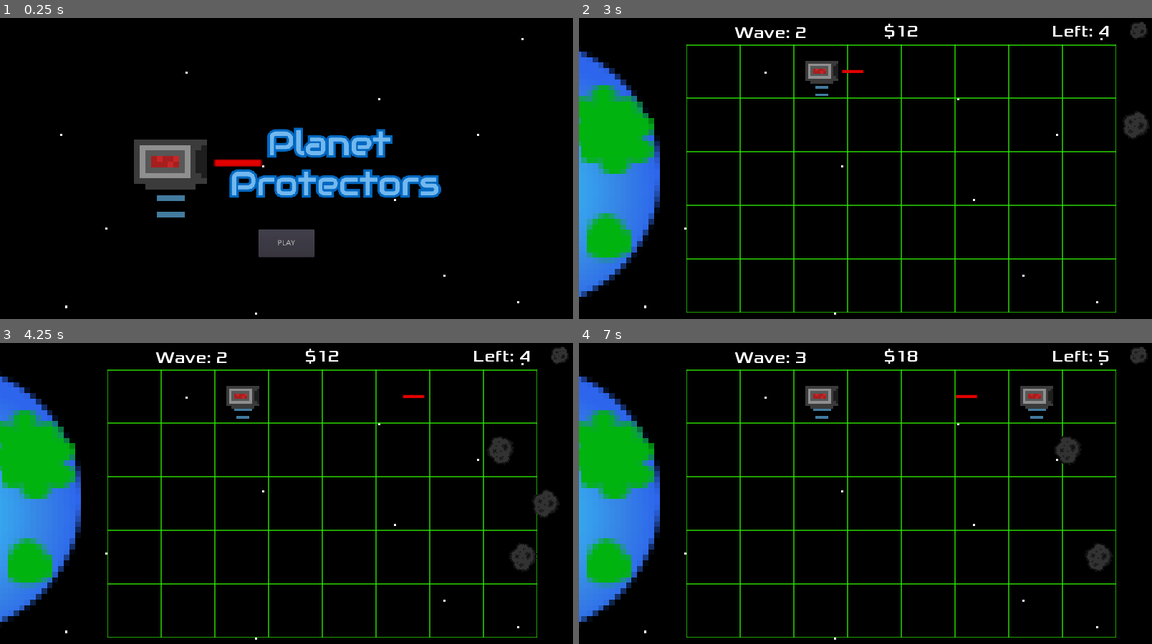
Above: before the commit, frames 1-4 (two rows, left to right).
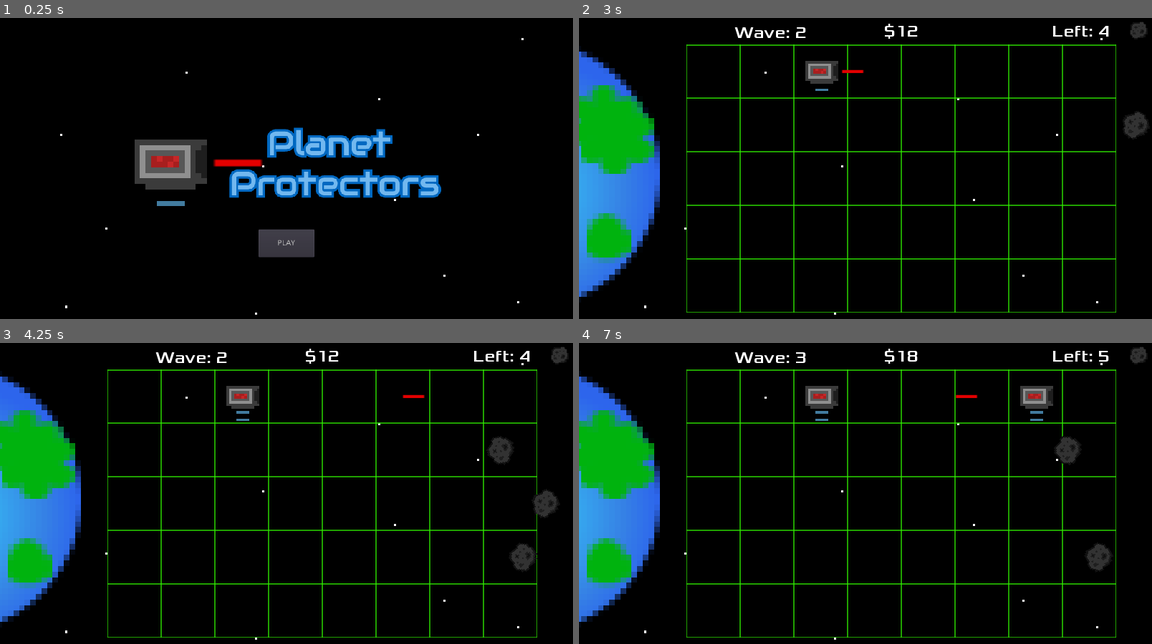
Above: after the commit, the same moments.

Repository: EthanMHolland/PlanetProtectors
Game: Godot game, scene res://src/TitleScreen.tscn
Two runs of this game, one before a commit and one after it. Both use one fixed random seed, a clock stepped at 60 frames per second and the inputs below.
Inputs (mouse positions are in pixels of both pictures, inside the frame that each line leads up to):
- Up to frame 1 (0.25 s): no input
- Up to frame 2 (3 s): click "PLAY" at 0.5 s; move the mouse to (710, 72) at 1.27 s; tap 0 (add_funds) at 1.35 s; move the mouse to (768, 72) at 2.02 s; tap = (increase_wave) at 2.1 s; move the mouse to (819, 72) at 2.77 s; click (819, 72) at 2.85 s
- Up to frame 3 (4.25 s): move the mouse to (297, 397) at 3.52 s; tap - (stop_asteroid_spawning) at 3.6 s
- Up to frame 4 (7 s): move the mouse to (928, 397) at 4.27 s; tap 0 (add_funds) at 4.35 s; move the mouse to (980, 397) at 5.02 s; tap = (increase_wave) at 5.1 s; move the mouse to (1037, 397) at 5.77 s; click (1037, 397) at 5.85 s; move the mouse to (1088, 397) at 6.52 s; tap - (stop_asteroid_spawning) at 6.6 s

The runs differ from the first frame. In frame 1, 0.3% of the frame differs, in the area x 23-33%, y 40-67%; in frame 2, less than 0.1%; in frame 3, less than 0.1%; in frame 4, 0.2%.

Commit message:
Add sound when tower explodes

Diff:
--- a/project/src/LaserTower.tscn
+++ b/project/src/LaserTower.tscn
@@ -40,7 +40,7 @@
 position = Vector2( 0, 1.77778 )
 frames = SubResource( 4 )
 animation = "idling"
-frame = 1
+frame = 2
 playing = true
 
 [node name="CollisionShape2D" type="CollisionShape2D" parent="."]
--- a/project/src/Tile.gd
+++ b/project/src/Tile.gd
@@ -34,6 +34,7 @@
 
 func _on_tower_destroyed():
 	_has_tower = false
+	$TowerDestroyedSound.play()
 
 
 func _on_Tile_mouse_entered():
--- a/project/src/Tile.tscn
+++ b/project/src/Tile.tscn
@@ -1,7 +1,8 @@
-[gd_scene load_steps=4 format=2]
+[gd_scene load_steps=5 format=2]
 
 [ext_resource path="res://assets/grid_tile.png" type="Texture" id=1]
 [ext_resource path="res://src/Tile.gd" type="Script" id=2]
+[ext_resource path="res://assets/sounds/tower_explode.wav" type="AudioStream" id=3]
 
 [sub_resource type="RectangleShape2D" id=1]
 extents = Vector2( 32, 32 )
@@ -16,5 +17,9 @@
 
 [node name="Sprite" type="Sprite" parent="."]
 texture = ExtResource( 1 )
+
+[node name="TowerDestroyedSound" type="AudioStreamPlayer2D" parent="."]
+stream = ExtResource( 3 )
+volume_db = -10.0
 [connection signal="mouse_entered" from="." to="." method="_on_Tile_mouse_entered"]
 [connection signal="mouse_exited" from="." to="." method="_on_Tile_mouse_exited"]
Not shown, added: project/assets/sounds/tower_explode.wav.import
Not shown, added: project/assets/sounds/tower_explode.wav
